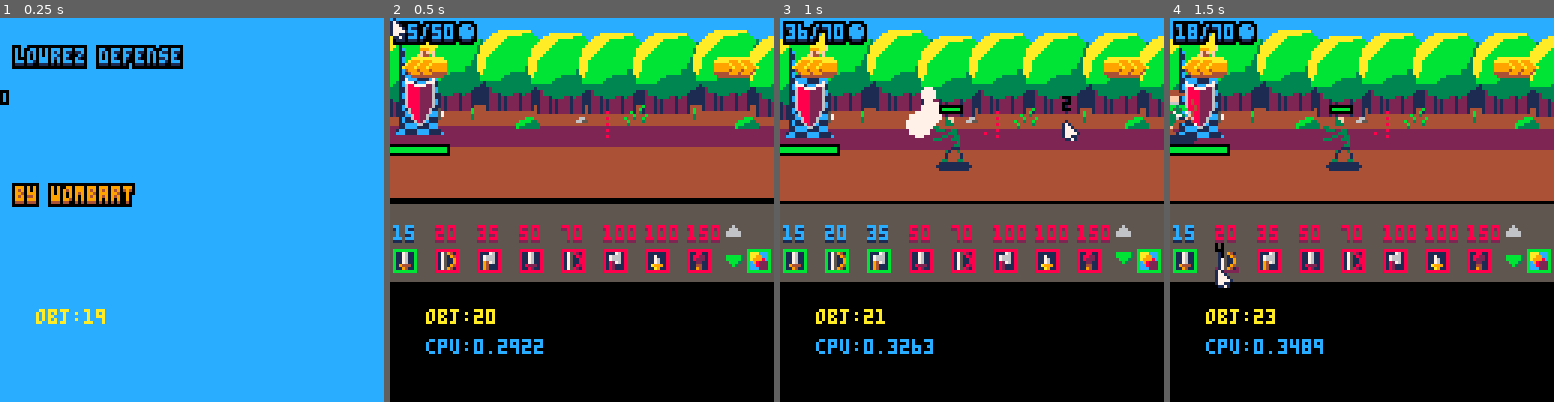
Above: before the commit, frames 1-4 (left to right).
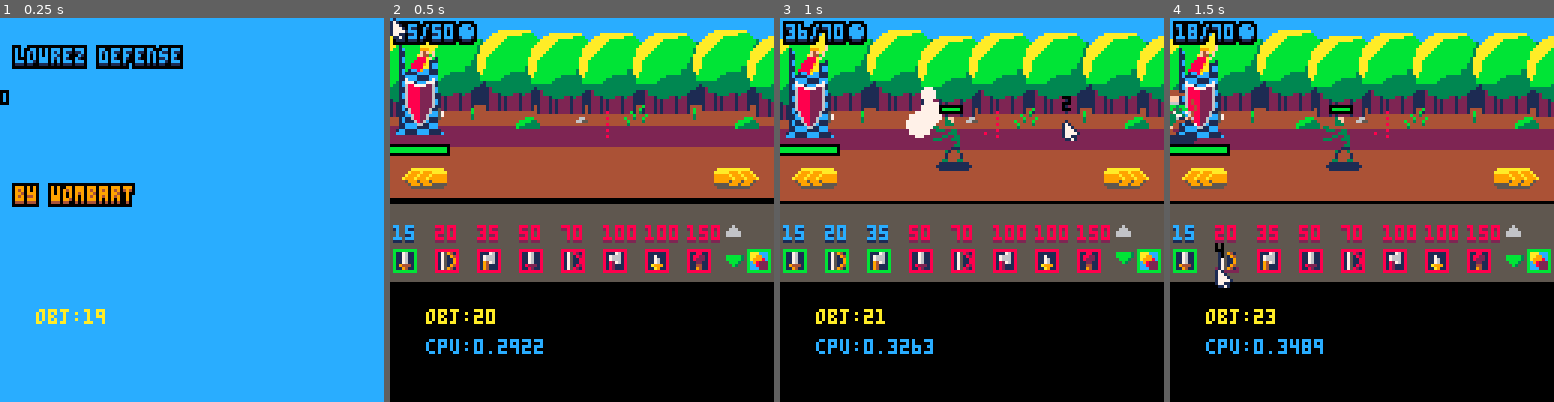
Above: after the commit, the same moments.

Repository: TThanushan/lowrez_defense
Game: PICO-8 cartridge lowzdefense.p8
Two runs of this game, one before a commit and one after it. Both use one fixed random seed, a clock stepped at 60 frames per second and the inputs below.
Inputs (mouse positions are in pixels of both pictures, inside the frame that each line leads up to):
- Up to frame 1 (0.25 s): no input
- Up to frame 2 (0.5 s): tap X (X key) at 0.33 s
- Up to frame 3 (1 s): click (1060, 121) at 0.67 s; tap O (Z key) at 0.7 s
- Up to frame 4 (1.5 s): tap X (X key) at 1.07 s; click (1216, 267) at 1.22 s

Frame 1 is identical in both runs. In frame 2, 2.2% of the frame differs, in the area x 3-97%, y 10-45%; in frame 3, 2.2%; in frame 4, 2.2%.

Commit message:
Camera moving button done

Diff:
--- a/lowzdefense.p8
+++ b/lowzdefense.p8
@@ -15,7 +15,8 @@
 
 local spawner_infos = {x=0, y=0, tag='spawner', properties={timer=0, time_between_spawn=15, alivee=0, enemy_limit = 20}}
 local is_camera_button_left_hover, is_camera_button_right_hover = false, false
-
+local camera_left_b = {x=28, y=50}
+local camera_right_b = {x=75, y=50}
 function _init()
 
  -- poke(0x5f2c,3)
@@ -190,7 +191,7 @@
 
 function whiteframe_update()
  if whiteframe == true then
-  rectfill(-100,-100, 200, 200, 0)
+  rectfill(-100+main_camera.x,-100, 200+main_camera.x, 200, 0)
   whiteframe = false
  end
 end
@@ -247,7 +248,7 @@
 
   draw_camera_button()
 
-  whiteframe_update()
+  -- whiteframe_update()
 
   draw_mouse_cursor()
   -- print(#part, 20, 20, 8)
@@ -336,7 +337,7 @@
     pal(9, 10)
     pal(4, 9)
   end
-  sspr(25, 49, 16, 7, main_camera.x-28, 13)
+  sspr(25, 49, 16, 7, main_camera.x-camera_left_b.x, camera_left_b.y)
   pal()
 
   -- right
@@ -346,7 +347,8 @@
     pal(9, 10)
     pal(4, 9)
   end
-  sspr(25, 49, 16, 7, main_camera.x+75, 13, 16, 7, true)
+    -- sspr(25, 49, 16, 7, main_camera.x+75, 13, 16, 7, true
+  sspr(25, 49, 16, 7, main_camera.x+camera_right_b.x, camera_right_b.y, 16, 7, true)
 
   pal()
 end
@@ -358,17 +360,26 @@
   -- move camera to the right
   -- trigger positions.
   local right_x0, right_y0, right_y1 = 72, 12, 24
-  if mouse_x > cam_x + right_x0 and mouse_y < cam_y - right_y0 and mouse_y > cam_y - right_y1 and main_camera.x < right_map_limit then
-    if not is_camera_button_right_hover then is_camera_button_right_hover = true sfx(3)end
+  local width = 8
+  -- if mouse_x > cam_x + right_x0 and mouse_y < cam_y - right_y0 and mouse_y >
+  --  cam_y - right_y1 and main_camera.x < right_map_limit then
+  if mouse_x > cam_x + camera_right_b.x
+  and mouse_y > camera_right_b.y - 4
+  and mouse_y < camera_right_b.y + width
+  and main_camera.x < right_map_limit then
+    if not is_camera_button_right_hover then is_camera_button_right_hover = true sfx(3) end
     main_camera.x += 1
   else
     is_camera_button_right_hover = false
   end
 
   -- move camera to the left
-  local left_x0, left_y0, left_y1 = 14, 12, 24
+  -- local left_x0, left_y0, left_y1 = 14, 12, 24
   -- if mouse_x > main_camera.x - left_x0 and mouse_y < cam_y - left_y0 and mouse_y > cam_y - left_y1 then
-  if mouse.x < cam_x - left_x0 and mouse_y < cam_y - left_y0 and mouse_y > cam_y - left_y1 and main_camera.x > left_map_limit then
+  if mouse.x < cam_x + camera_left_b.x - 38
+  and mouse_y > camera_left_b.y - 4
+  and mouse_y < camera_left_b.y + width
+  and main_camera.x > left_map_limit then
     if not is_camera_button_left_hover then is_camera_button_left_hover = true sfx(3)end
     main_camera.x -= 1
   else
@@ -408,7 +419,7 @@
    end
   end,
   take_damage=function(self, damage)
-    whiteframe=true
+    -- whiteframe=true
     self.current_health-= damage
     shake_v(0.25)
     if rnd() > 0.80 then
@@ -1599,9 +1610,9 @@
 01c688882222610022222222000a999a999aaaaa0cccc000000000dfdd00000000000dddd00000000000dfdd000777700000077777dfdd770000000000000000
 01c68888222261002242222200a999a999a999990ccccc007000000ffd00000000000dfdd000000000000ffd0000077000077777777ffd770000000000000000
 0116888822226c00444442440a999a999a999999011110007770000000000000000000ffd0000000000000000000040000077777477777770000000000000000
-0116888822226c004444444400499949994999990000000077700eedee00000070000000000000000000edee50000400007777444eedee770000000000000000
-01c6888822226100444444440004999499944444000000007770eedddee000007770eedeee0000000000dddeed00400000777744eedddee70000000000000000
-01c168882226115044444444000044444444444000000000704000dd5dd00000777eedddee0000000000ddddd0f400000777444444dd5dd00000000000000000
+0116888822226c004444444400599959995999990000000077700eedee00000070000000000000000000edee50000400007777444eedee770000000000000000
+01c6888822226100444444440005999599955555000000007770eedddee000007770eedeee0000000000dddeed00400000777744eedddee70000000000000000
+01c168882226115044444444000055555555555000000000704000dd5dd00000777eedddee0000000000ddddd0f400000777444444dd5dd00000000000000000
 011c68882226cc570000000000000000000000000000000000400505ddd0000077700dd5d0000000000000ddd5df0000077744444575ddd00000000000000000
 011cc688226ccc57000000000000000000000000000000000004d0d0ddd000007040505dd0000000000000ddd040000007774444d4d0ddd00000000000000000
 01c116882261115000000000000b30000bbbbb30000000000004ff00555000000040ddddd000000000000055500000000777744df00055500000000000000000
